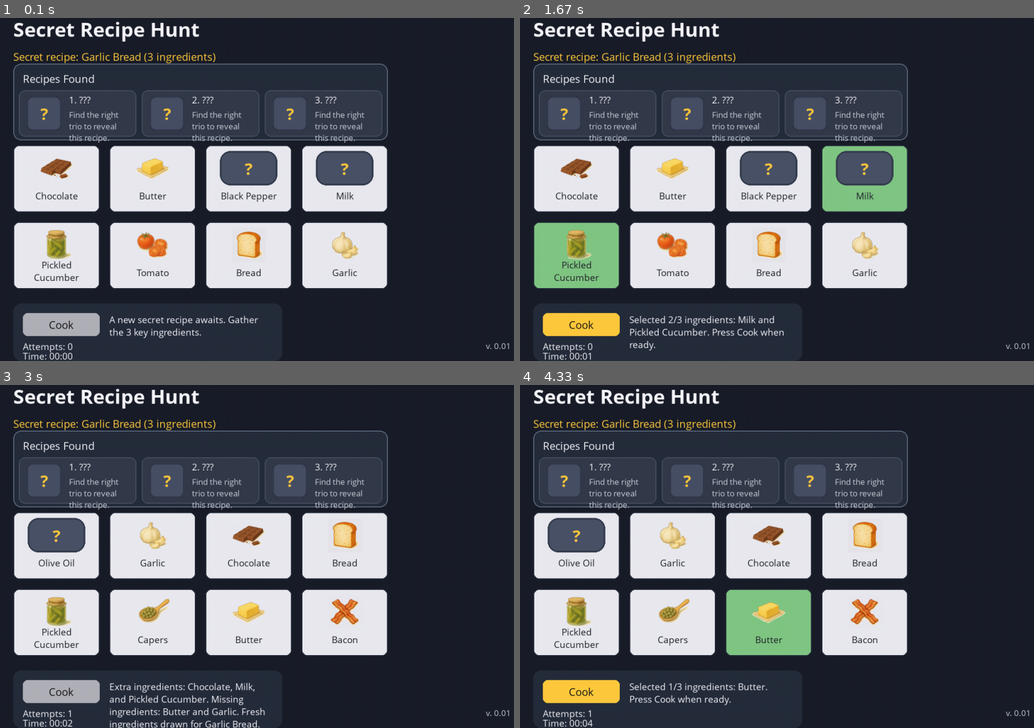
Above: before the commit, frames 1-4 (two rows, left to right).
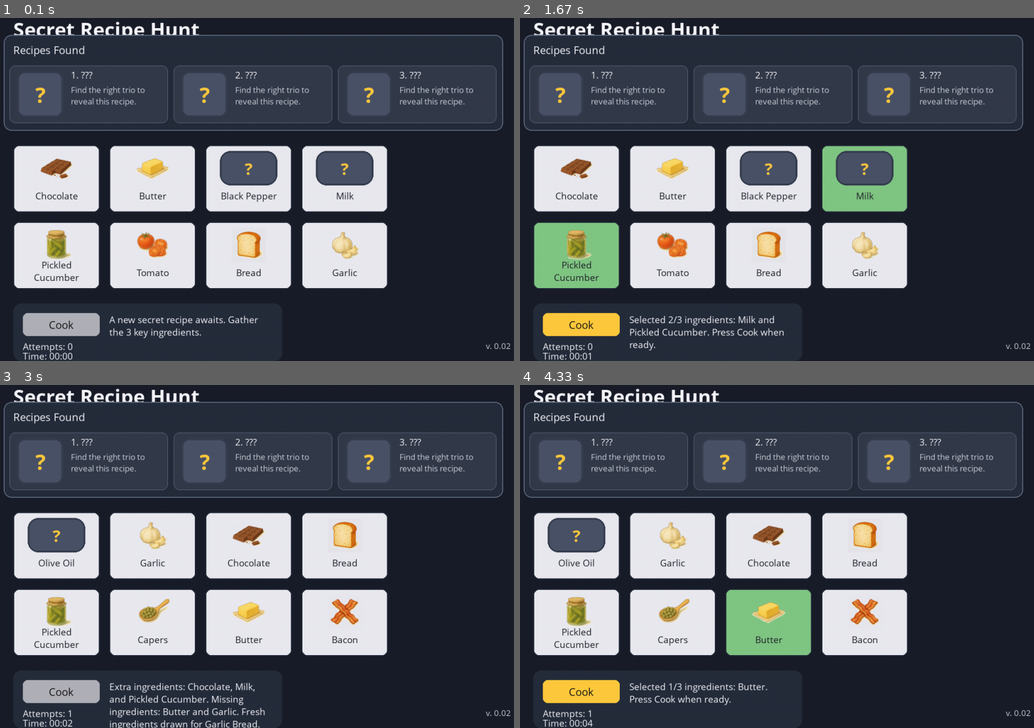
Above: after the commit, the same moments.

Repository: chrixbedardcad/FoodSimulator
Game: pygame game, started from secret_recipe_pygame.py
Two runs of this game, one before a commit and one after it. Both use one fixed random seed, a clock stepped at 60 frames per second and the inputs below.
Inputs (mouse positions are in pixels of both pictures, inside the frame that each line leads up to):
- Up to frame 1 (0.1 s): no input
- Up to frame 2 (1.67 s): click (771, 179) at 0.38 s; click (777, 203) at 0.72 s; click (607, 264) at 1.05 s; click (838, 210) at 1.38 s
- Up to frame 3 (3 s): click (61, 535) at 1.72 s; click (231, 638) at 2.05 s; click "Cook" at 2.88 s
- Up to frame 4 (4.33 s): click "Cook" at 3.22 s; click "Butter" at 3.55 s

The runs differ from the first frame. In frame 1, 12% of the frame differs, in the area x 0-100%, y 4-97%; in frame 2, 12%; in frame 3, 12%; in frame 4, 12%.

Commit message:
Expand recipe summary panel and bump version

Diff:
--- a/secret_recipe_pygame.py
+++ b/secret_recipe_pygame.py
@@ -36,7 +36,7 @@
 SUMMARY_ENTRY_FOUND_COLOR = (62, 86, 70)
 SUMMARY_ENTRY_BORDER_COLOR = (94, 106, 128)
 
-VERSION = "v. 0.01"
+VERSION = "v. 0.02"
 CARD_IMAGE_MAX_SIZE = (120, 72)
 RECIPE_IMAGE_MAX_SIZE = (96, 96)
 INGREDIENT_ICON_DIR = Path(__file__).resolve().parent / "Ingredients"
@@ -458,14 +458,13 @@
         if not self.card_rects:
             return
 
-        grid_left = min(rect.x for rect in self.card_rects)
-        grid_right = max(rect.right for rect in self.card_rects)
-        panel_height = 160
-        panel_y = max(self.card_rects[0].y - panel_height - 20, 140)
+        panel_margin = 40
+        panel_height = 200
+        panel_top = max(self.card_rects[0].y - panel_height - 30, 80)
         panel_rect = pygame.Rect(
-            grid_left,
-            panel_y,
-            grid_right - grid_left,
+            panel_margin,
+            panel_top,
+            SCREEN_WIDTH - panel_margin * 2,
             panel_height,
         )
 
@@ -486,8 +485,8 @@
             return
         available_width = panel_rect.width - spacing * (slots + 1)
         entry_width = max(80, available_width // slots)
-        entry_height = panel_rect.height - 64
-        entry_top = panel_rect.y + 56
+        entry_height = panel_rect.height - 80
+        entry_top = panel_rect.y + 64
         current_x = panel_rect.x + spacing
 
         for idx, recipe in enumerate(self.found_recipes):
